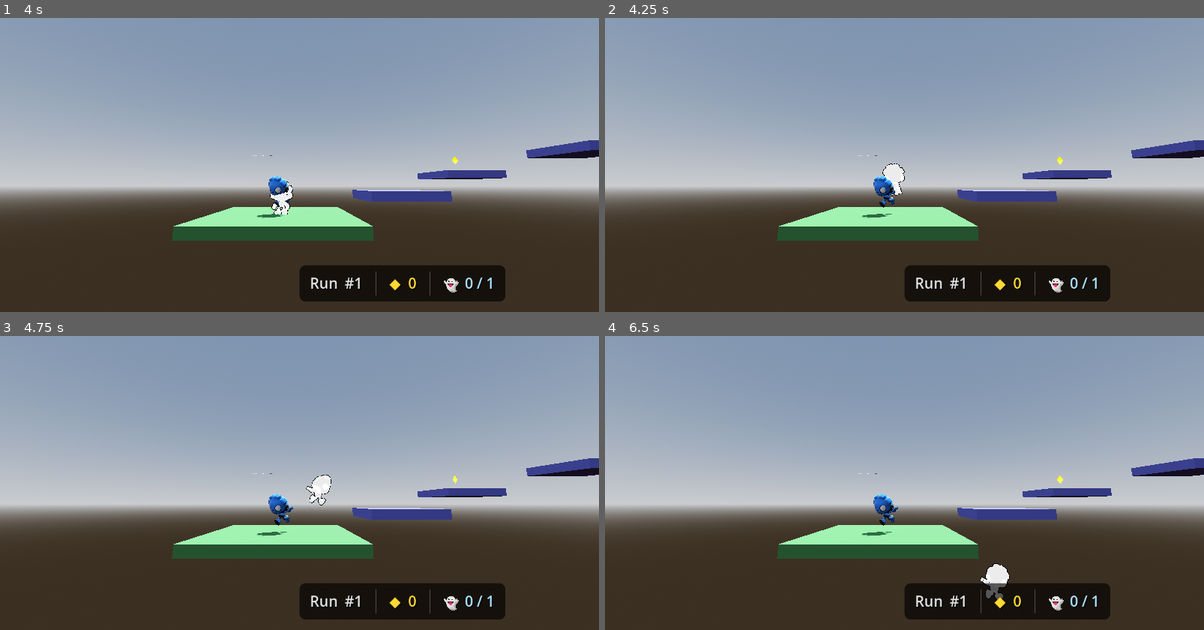
Above: before the commit, frames 1-4 (two rows, left to right).
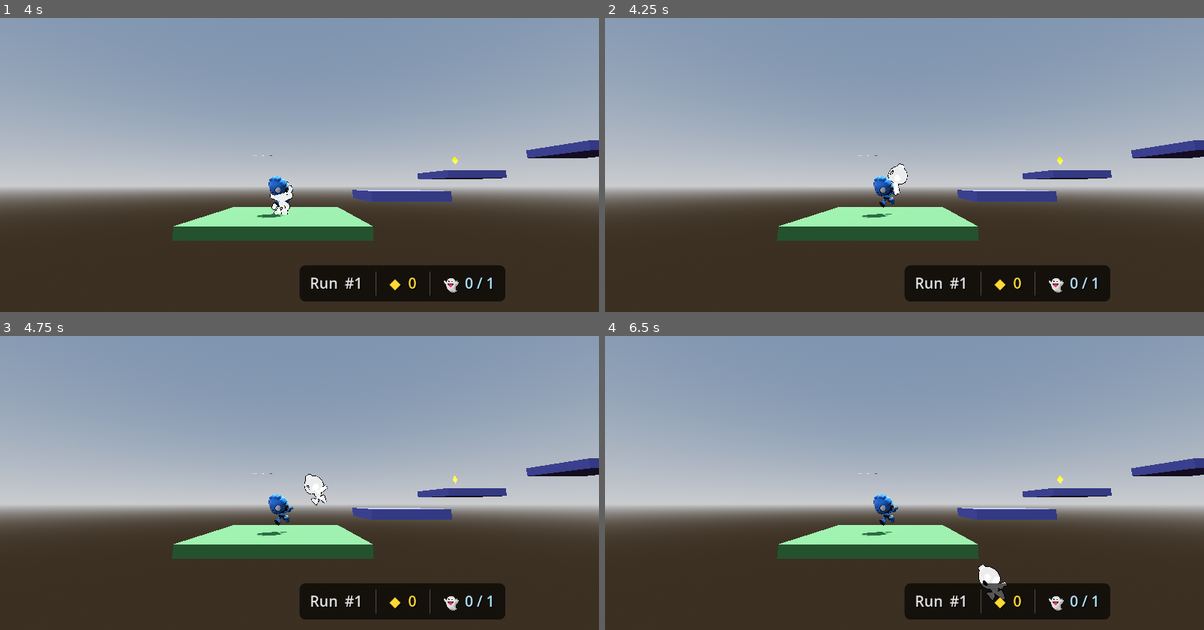
Above: after the commit, the same moments.

Repository: ZacharyEllison/rewind
Game: Godot game, scene res://scenes/main.tscn
The game is run twice, just before and just after one commit, with the same random seed, the same clock (stepped at 60 frames per second) and the same inputs.
Inputs (mouse positions are in pixels of both pictures, inside the frame that each line leads up to):
- Up to frame 1 (4 s): tap Enter (ui_accept) at 0.5, 0.77, 1.07, 3.5, 3.77 s; move the mouse to (431, 126) at 0.52 s; hold Right (ui_right) 0.53-1.25 s; tap 1 at 0.6 s; click (431, 126) at 0.67 s; drag from (179, 159) to (269, 212) at 1.27 s; move the mouse to (359, 70) at 2.02 s; hold Right (ui_right) 2.03-2.75 s; tap 3 at 2.1 s; drag from (269, 212) to (119, 94) at 2.77 s; move the mouse to (479, 194) at 3.52 s; hold Left (ui_left) from 3.53 s (still down); tap 5 at 3.6 s
- Up to frame 2 (4.25 s): keep holding Left (ui_left); tap Enter (ui_accept) at 4.07 s
- Up to frame 3 (4.75 s): release Left (ui_left) at 4.25 s; drag from (119, 412) to (209, 377) at 4.27 s
- Up to frame 4 (6.5 s): move the mouse to (934, 462) at 5.02 s; hold Down (ui_down) 5.03-5.75 s; tap 7 at 5.1 s; click (934, 462) at 5.17 s; drag from (814, 377) to (784, 477) at 5.77 s

Frame 1 is identical in both runs. In frame 2, 0.1% of the frame differs, in the area x 46-51%, y 49-61%; in frame 3, 0.2%; in frame 4, 0.3%, in the area x 62-68%, y 77-90%.

Commit message:
Adjust GhostRobot's slerp interpolation for improved rotation responsiveness

Diff:
--- a/assets/scripts/_systems/GhostRobot.gd
+++ b/assets/scripts/_systems/GhostRobot.gd
@@ -73,7 +73,7 @@
 	var horizontal_movement := Vector3(movement.x, 0.0, movement.z)
 	if horizontal_movement.length_squared() > 0.0001:
 		var target_basis := Basis.looking_at(horizontal_movement.normalized(), Vector3.UP)
-		global_basis = global_basis.orthonormalized().slerp(target_basis, -0.5)
+		global_basis = global_basis.orthonormalized().slerp(target_basis, 1)
 
 	global_position = new_position
 	_last_position = new_position
